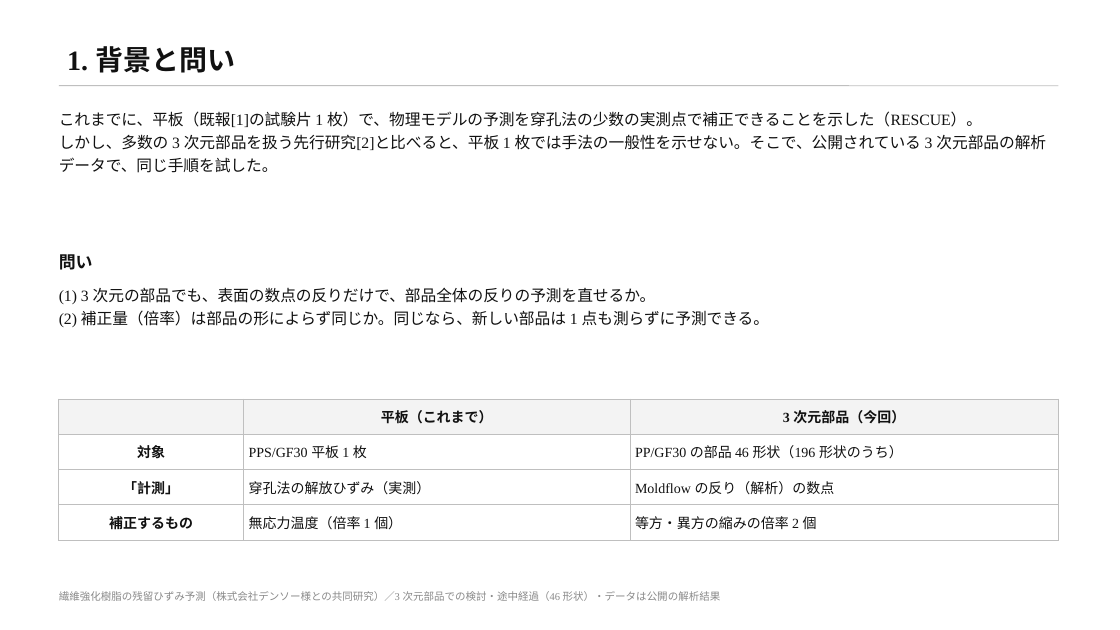
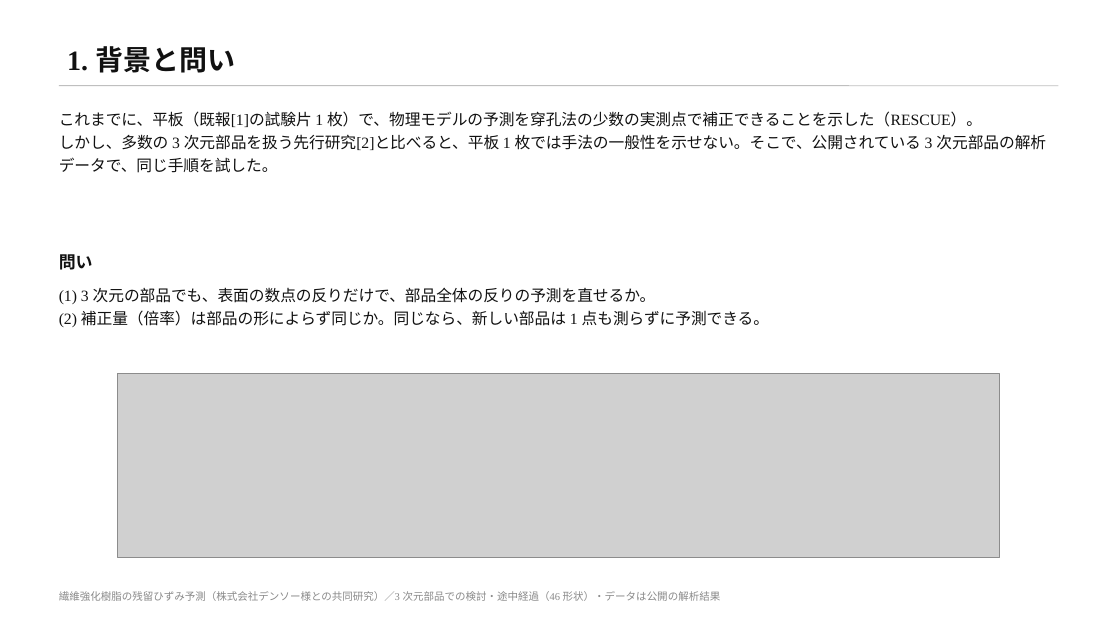
Before and after one commit to keisuke58/wccm2026-cfrp-gnn, a slide deck: slide 2 of slides/denso_rescue3d.pptx. Drawn at 1120x630 pixels with LibreOffice and Linux fonts; fonts in the diff are those of the drawing; grey boxes stand for pictures. Boxes give left, top, right and bottom in pixels: in the first picture for what was removed or moved away, otherwise in the second. Text is boxed around its words. In the diff, an @@ line names an element or a change of style, - is before the commit and + after.

```diff
--- a/slides/denso_rescue3d.pptx
+++ b/slides/denso_rescue3d.pptx
@@ picture added at <box>118,374,1000,558</box> @@
@@ table removed at <box>59,399,1059,534</box>, 4 rows, 3 columns @@
- | 平板（これまで） | 3 次元部品（今回）
-対象 | PPS/GF30 平板 1 枚 | PP/GF30 の部品 46 形状（196 形状のうち）
-「計測」 | 穿孔法の解放ひずみ（実測） | Moldflow の反り（解析）の数点
-補正するもの | 無応力温度（倍率 1 個） | 等方・異方の縮みの倍率 2 個
```
Also in this commit, not shown: 3 other slides changed, 1 slide added, 7 other files.
